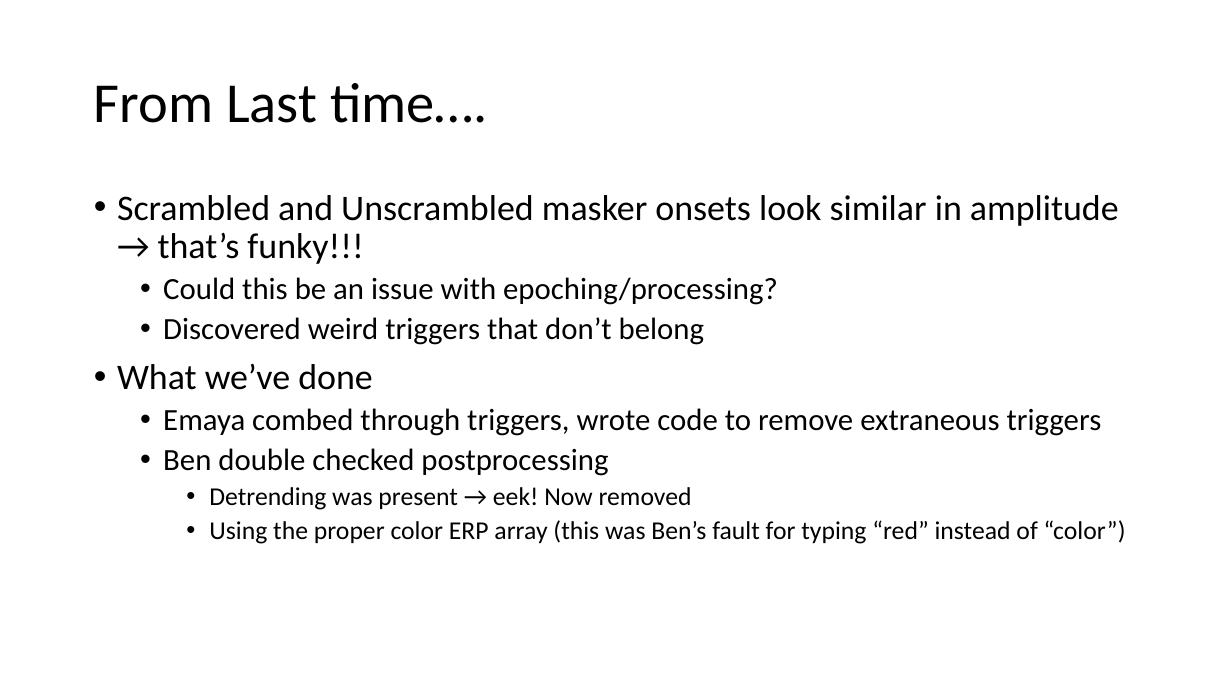
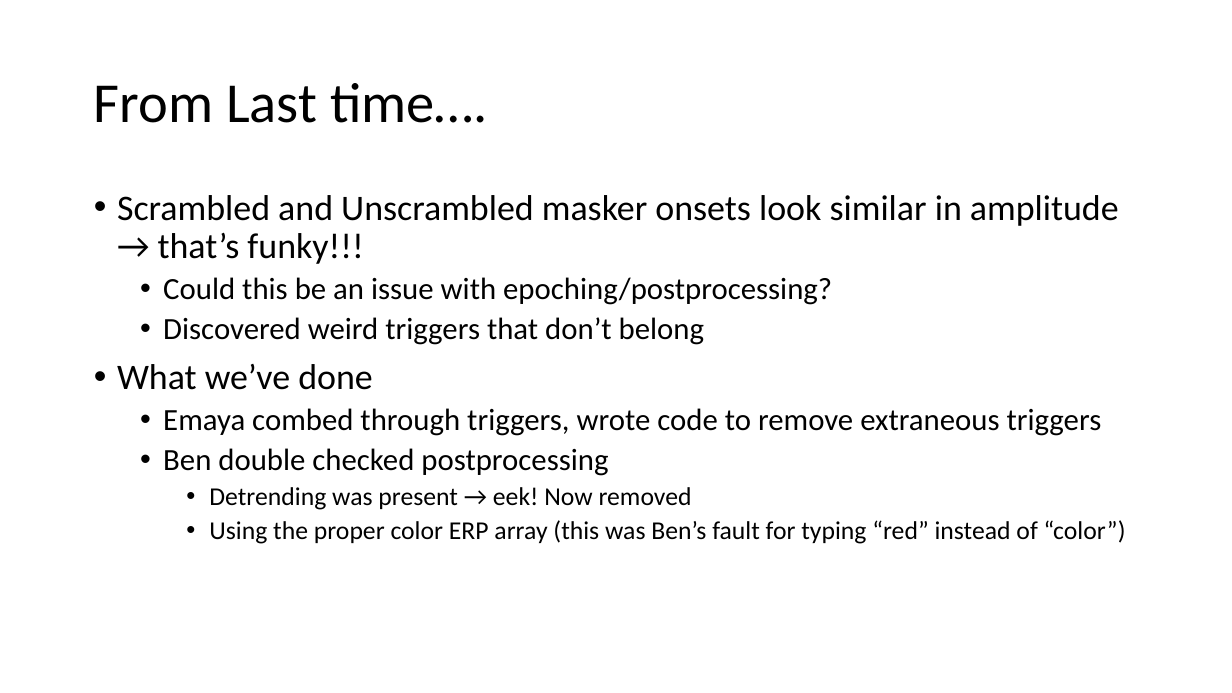
Before and after one commit to crepetti/fNIRSandGerbils, a slide deck: slide 2 of Casual Figures/fNIRSandGerbils Update 1-29.pptx. Drawn at 1232x693 pixels with LibreOffice and Linux fonts; fonts in the diff are those of the drawing. Boxes give left, top, right and bottom in pixels: in the first picture for what was removed or moved away, otherwise in the second. Text is boxed around its words. In the diff, an @@ line names an element or a change of style, - is before the commit and + after.

```diff
--- a/Casual Figures/fNIRSandGerbils Update 1-29.pptx
+++ b/Casual Figures/fNIRSandGerbils Update 1-29.pptx
@@ text at box(163, 277, 832, 305): text changed @@
-  • Could this be an issue with epoching/processing?
+  • Could this be an issue with epoching/postprocessing?
```
Also in this commit, not shown: 1 other slide changed.
